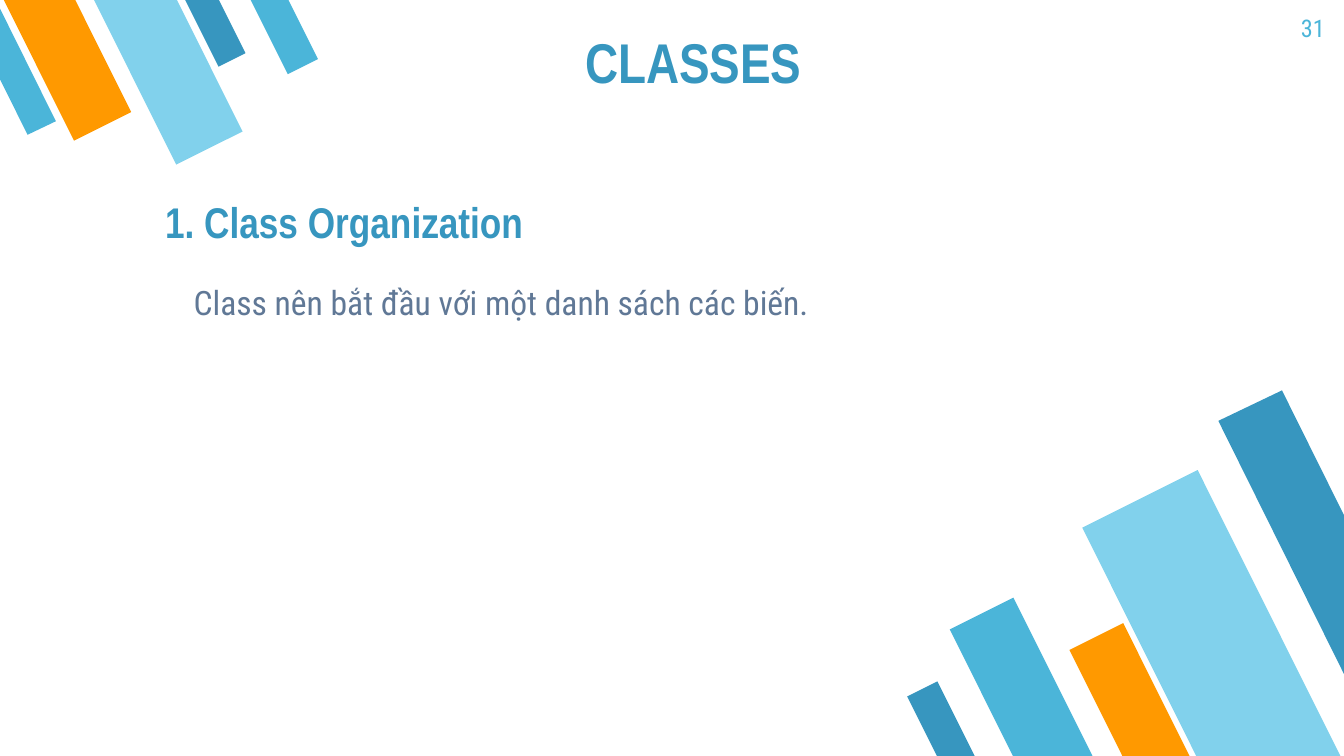
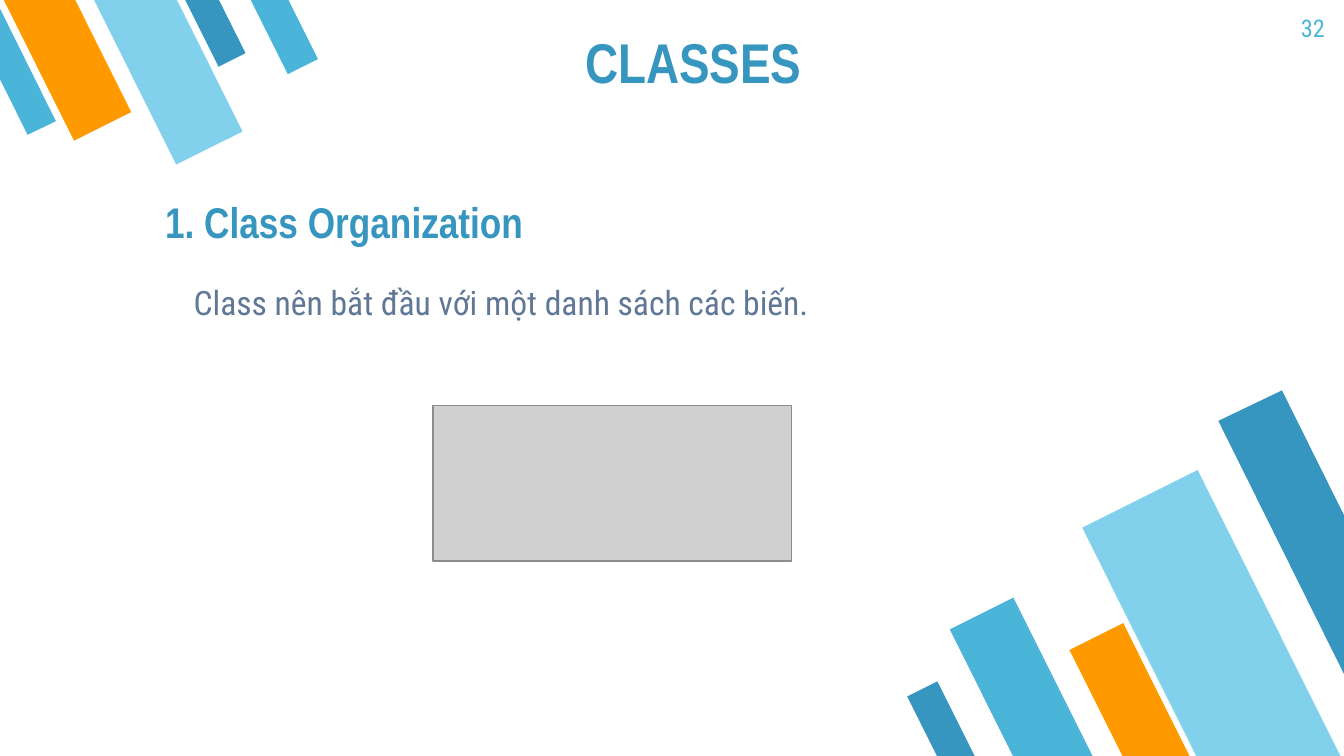
Before and after one commit to anhduy97a6/gem-training, a slide deck: slide 32 of Clean code(part2).pptx (slide 31 before the commit). Drawn at 1344x756 pixels with LibreOffice and Linux fonts; fonts in the diff are those of the drawing; grey boxes stand for pictures. Boxes give left, top, right and bottom in pixels: in the first picture for what was removed or moved away, otherwise in the second. Text is boxed around its words. In the diff, an @@ line names an element or a change of style, - is before the commit and + after.

```diff
--- a/Clean code(part2).pptx
+++ b/Clean code(part2).pptx
@@ page number at (1301, 19, 1325, 37): text changed @@
-31
+32
@@ picture added at (433, 406, 792, 562) @@
```
Also in this commit, not shown: 3 other slides changed, 2 slides added, 2 other files.
